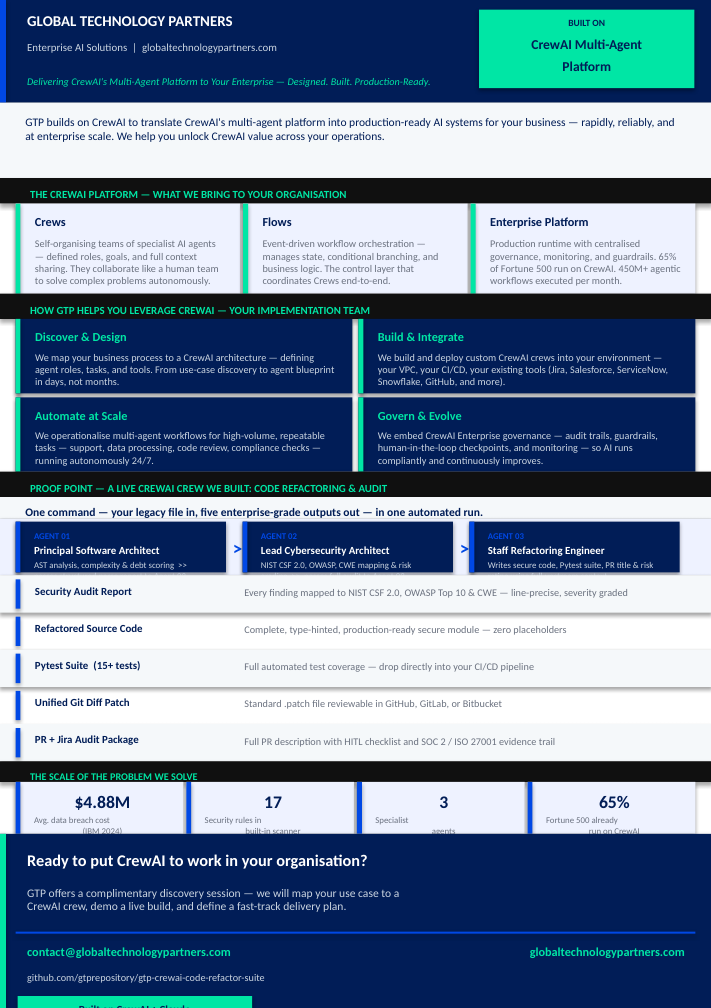
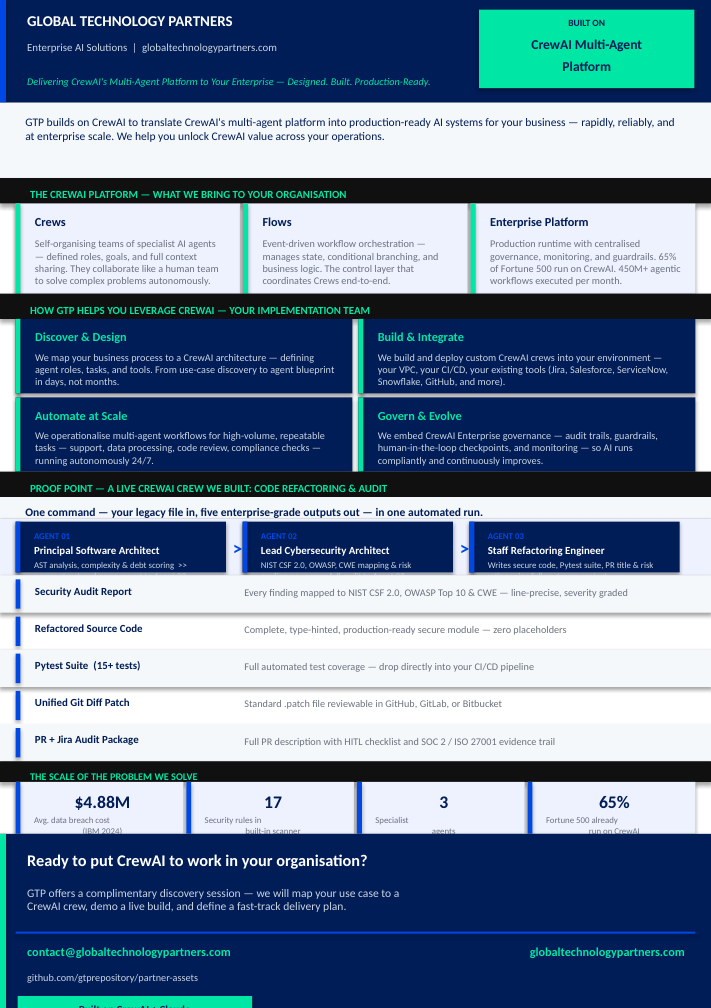
Before and after one commit to gtprepository/partner-assets, a slide deck: slide 1 of gtp-crewai-code-refactor-suite/GTP_CrewAI_Summary_Slide.pptx. Drawn at 711x1008 pixels with LibreOffice and Linux fonts; fonts in the diff are those of the drawing. Boxes give left, top, right and bottom in pixels: in the first picture for what was removed or moved away, otherwise in the second. Text is boxed around its words. In the diff, an @@ line names an element or a change of style, - is before the commit and + after.

```diff
--- a/gtp-crewai-code-refactor-suite/GTP_CrewAI_Summary_Slide.pptx
+++ b/gtp-crewai-code-refactor-suite/GTP_CrewAI_Summary_Slide.pptx
@@ text at (x1=27, y1=974, x2=198, y2=983): text changed @@
-github.com/gtprepository/gtp-crewai-code-refactor-suite
+github.com/gtprepository/partner-assets
```
Also in this commit, not shown: 4 other files.
